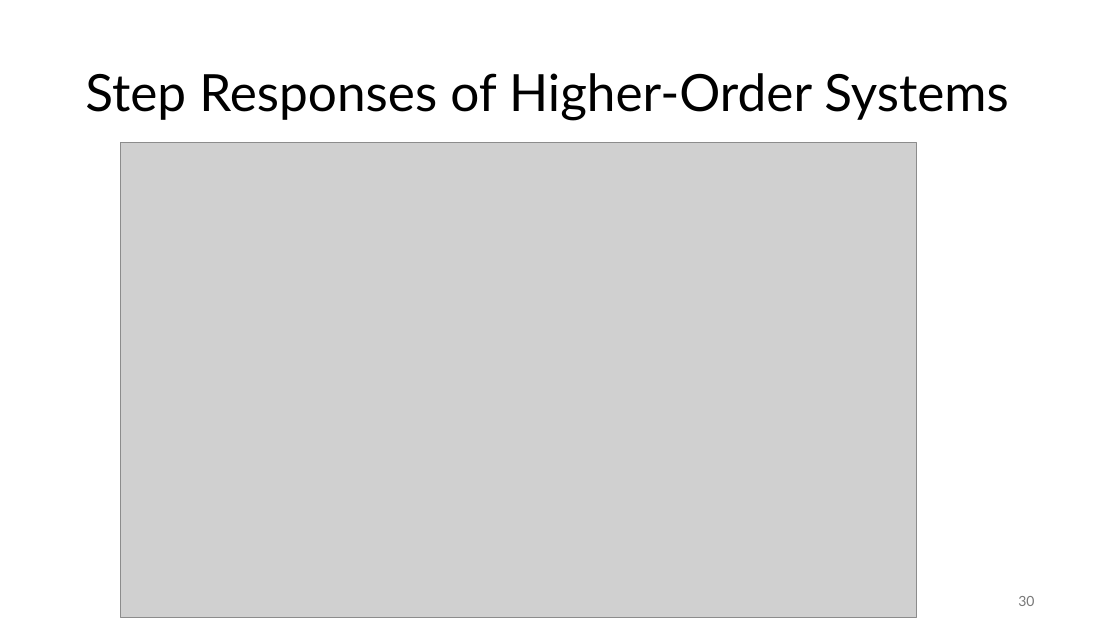
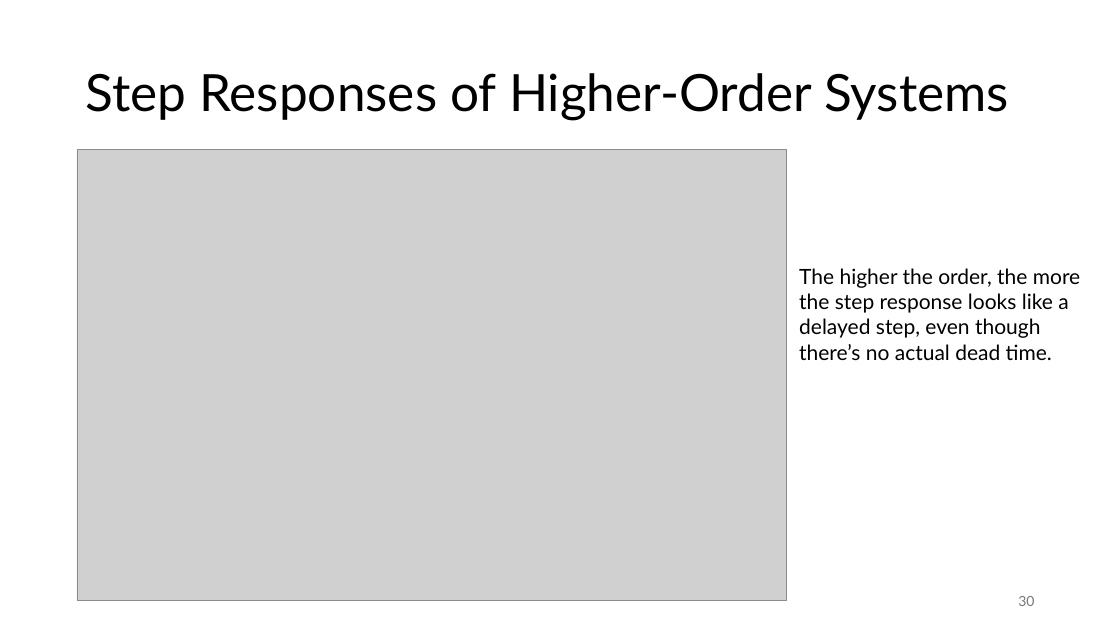
Before and after one commit to FelixWick/control_engineering, a slide deck: slide 30 of slides/1_systems.pptx. Drawn at 1120x630 pixels with LibreOffice and Linux fonts; fonts in the diff are those of the drawing; grey boxes stand for pictures. Boxes give left, top, right and bottom in pixels: in the first picture for what was removed or moved away, otherwise in the second. Text is boxed around its words. In the diff, an @@ line names an element or a change of style, - is before the commit and + after.

```diff
--- a/slides/1_systems.pptx
+++ b/slides/1_systems.pptx
@@ picture: place and size @@
-picture at [121,143,918,618]
+picture at [77,150,787,601]
@@ text added at [799,268,1080,360], 18 pt, text #000000 @@
+The higher the order, the more the step response looks like a delayed step, even though there’s no actual dead time.
```
Also in this commit, not shown: 2 other files.
